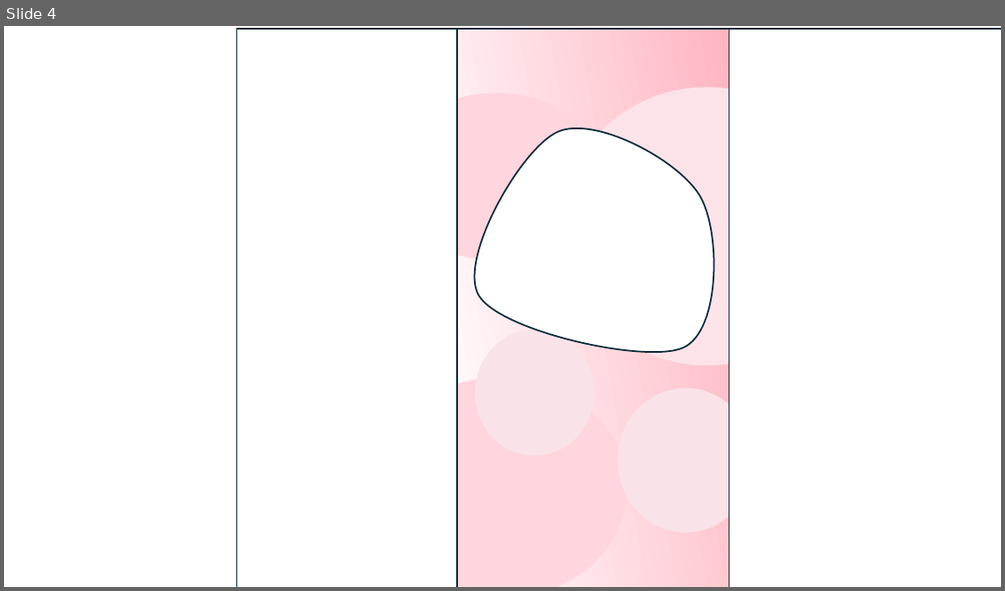
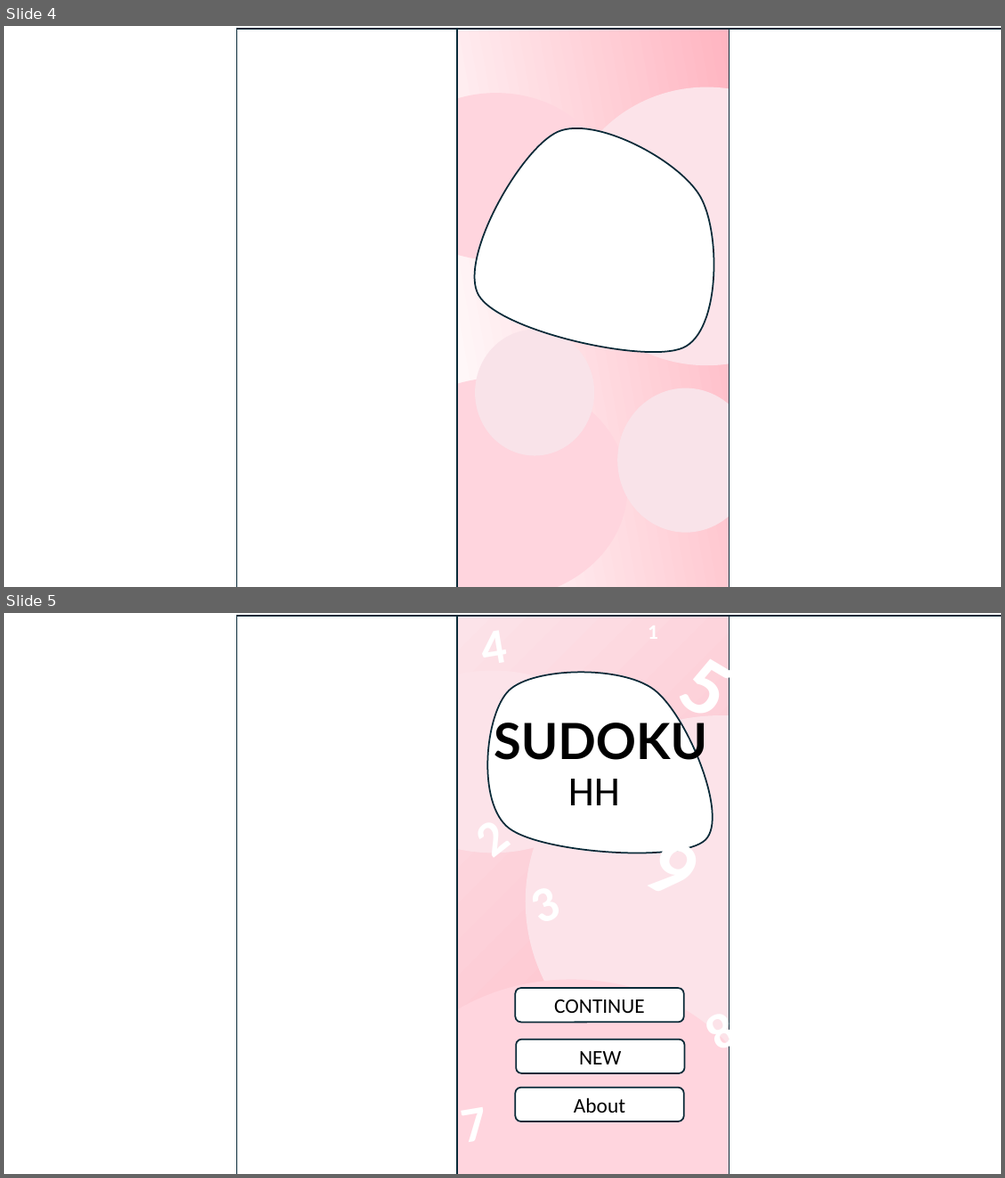
Before and after one commit to hungnh219/sudoku, a slide deck: design.pptx. Shown one above the other, each under a label of ours: slide 4 before the commit, slides 4 and 5 after it. The pictures are 1005x591 and 1005x1178 pixels, drawn with LibreOffice and Linux fonts; fonts in the diff are those of the drawing. Boxes give left, top, right and bottom in pixels: in the first picture for what was removed or moved away, otherwise in the second. Text is boxed around its words. In the diff, an @@ line names an element or a change of style, - is before the commit and + after.

```diff
--- a/design.pptx
+++ b/design.pptx
@@ slide 5 added at (4,613,1001,1174), background #FFFFFF @@
@@ rectangle added at (236,616,456,1174), fill #FFFFFF, outline #092A39 1.5 pt @@
@@ rectangle added at (457,616,729,1174), fill gradient #FCE3E9 to #FFB5C1 to #FF617B, outline #092A39 1.5 pt @@
@@ rectangle added at (729,616,1001,1174), fill #FFFFFF, outline #092A39 1.5 pt @@
@@ text added at (674,659,711,721), 80 pt, text #FFFFFF, bold @@
+5
@@ ellipse added at (372,671,615,853), fill #FCE3E9 @@
@@ freeform shape added at (488,672,713,853), fill #FFFFFF, outline #092A39 1.5 pt @@
@@ text added at (494,716,707,769), 48 pt, text #000000, bold @@
+SUDOKU
@@ ellipse added at (526,715,916,1087), fill #FCE3E9 @@
@@ text added at (568,779,620,805), 40 pt, text #000000 @@
+HH
@@ text added at (493,818,512,831), 48 pt, text #FFFFFF, bold @@
+2
@@ text added at (640,851,677,854), 80 pt, text #FFFFFF, bold @@
+9
@@ ellipse added at (374,980,769,1174), fill #FFD5DE @@
@@ rounded rectangle added at (516,988,685,1022), fill #FFFFFF, outline #092A39 1.5 pt, 20 pt, text #000000 @@
+CONTINUE
@@ rounded rectangle added at (517,1039,685,1074), fill #FFFFFF, outline #092A39 1.5 pt, 20 pt, text #000000 @@
+NEW
@@ rounded rectangle added at (516,1087,685,1121), fill #FFFFFF, outline #092A39 1.5 pt, 20 pt, text #000000 @@
+About
```
Also in this commit, not shown: 3 other slides added, 1 other file.
